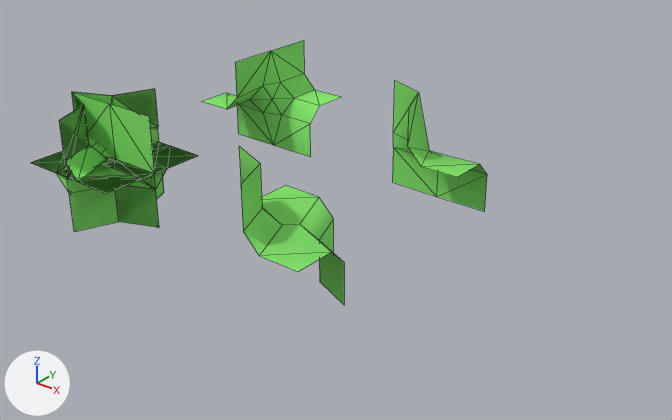
A saved change to the Blender file datas/meshes/round-smooth-chunck-parts-lod-1.blend.
Rendered twice from a camera (50 mm lens) standing at (6.1, -4.59, 3.09) and looking at (1.83, 0.74, -0.21). The lights are fixed; the arrows at lower left show +X, +Y and +Z. Mesh edges are drawn as thin lines.

The older version as bpy lines, for what is in view:
```python
me_10000000_016 = bpy.data.meshes.new('10000000.016')
me_10000000_016.from_pydata(...)  # 21 vertices, 14 faces; spans x -0.5..0.5, y -0.5..0.5, z -0.5..0.5
me_10000000_016.polygons.foreach_set('use_smooth', [True] * 14)
me_10000000_016.materials.append(mat_green)  # green #87e76f
me_10000000_023 = bpy.data.meshes.new('10000000.023')
me_10000000_023.from_pydata(...)  # 20 vertices, 12 faces; spans x -0.5..0.5, y -0.5..0.5, z -0.5..0.5
me_10000000_023.polygons.foreach_set('use_smooth', [True] * 12)
me_10000000_023.materials.append(mat_green)  # green #87e76f
me_11110000 = bpy.data.meshes.new('11110000')
me_11110000.from_pydata([(-0.5, -0.5, 0.0), (0.5, -0.5, 0.0), (-0.5, 0.5, 0.0), (0.5, 0.5, 0.0), (-0.5, 0.0, 0.0), (0.0, -0.5, 0.0), (0.5, 0.0, 0.0), (0.0, 0.5, 0.0), (0.0, 0.0, 0.0)], [], [(6, 7, 8), (1, 6, 5), (5, 4, 0), (7, 4, 8), (6, 3, 7), (2, 4, 7), (5, 8, 4), (8, 5, 6)])
me_11110000.polygons.foreach_set('use_smooth', [True] * 8)
me_11110000.materials.append(mat_green)  # green #87e76f
ob_10101000 = bpy.data.objects.new('10101000', me_10000000_016)
ob_10101000.location = (0.0, 0.0, 0.0)
ob_11011000 = bpy.data.objects.new('11011000', me_10000000_023)
ob_11011000.location = (2.0, 0.0, 0.0)
ob_11110000 = bpy.data.objects.new('11110000', me_11110000)
ob_11110000.location = (0.0, 0.0, 0.0)
# also in view: '11001100' at (0.0, 0.0, 0.0); '11000001' at (0.0, 0.0, 0.0); '10100000' at (0.0, 0.0, -0.25); '11000110' at (0.0, 2.0, 0.0); '11111000' at (0.0, 0.0, 0.25)
```
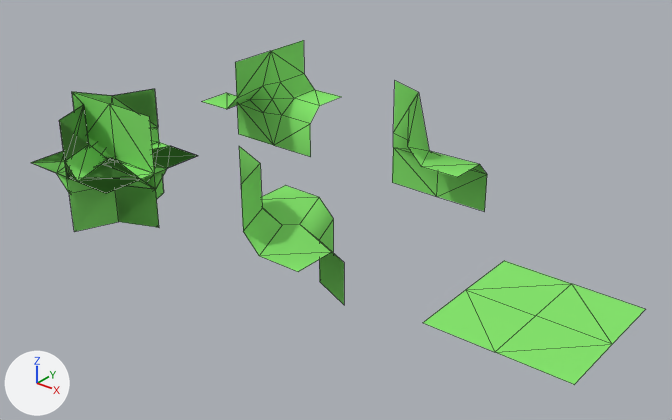
Pixel boxes [x1, y1, x2, y2] of what changed, in the pictures (672 x 420 px):
```json
{"object": "11110000", "change": "moved", "before": [42, 143, 159, 192], "after": [423, 261, 645, 385]}
```

The change, as JSON lines over the scene's bpy script:
```json
{"op": "set", "path": "ob_11110000.location", "old": "(0.0, 0.0, 0.0)", "new": "(4.0, 0.0, 0.0)"}
```
